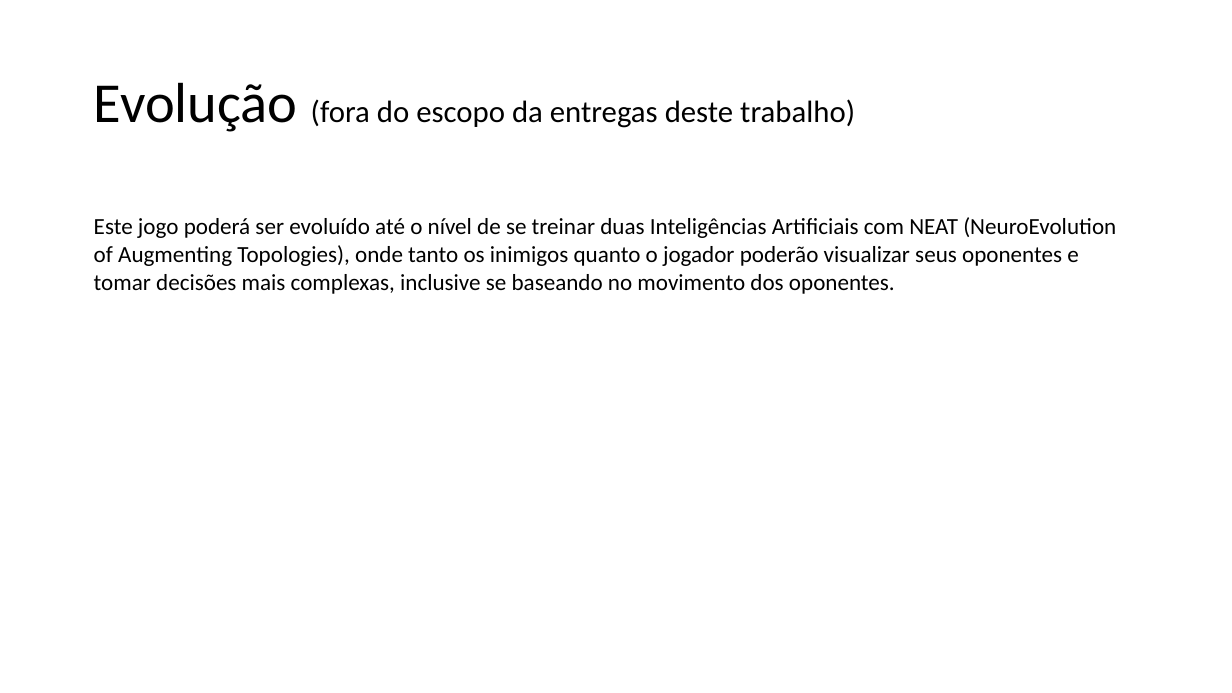
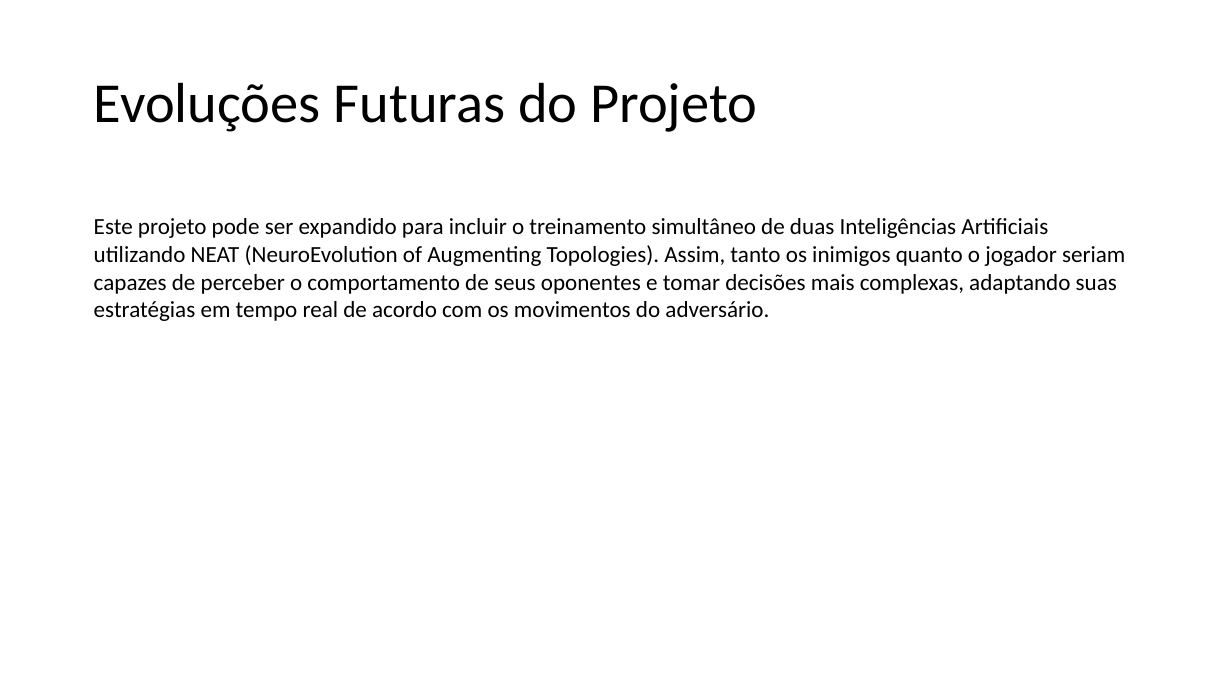
Before and after one commit to GustavoMaltaGuimaraesBrasil/TC2_IAGenetica, a slide deck: slide 10 of IA Genética.pptx (slide 7 before the commit). Drawn at 1232x693 pixels with LibreOffice and Linux fonts; fonts in the diff are those of the drawing. Boxes give left, top, right and bottom in pixels: in the first picture for what was removed or moved away, otherwise in the second. Text is boxed around its words. In the diff, an @@ line names an element or a change of style, - is before the commit and + after.

```diff
--- a/IA Genética.pptx
+++ b/IA Genética.pptx
@@ title at [94, 82, 757, 132]: text changed; size 24 to 44 pt @@
-Evolução (fora do escopo da entregas deste trabalho)
+Evoluções Futuras do Projeto
@@ text at [94, 218, 1125, 321]: text changed @@
-Este jogo poderá ser evoluído até o nível de se treinar duas Inteligências Artificiais com NEAT (NeuroEvolution of Augmenting Topologies), onde tanto os inimigos quanto o jogador poderão visualizar seus oponentes e tomar decisões mais complexas, inclusive se baseando no movimento dos oponentes.
+Este projeto pode ser expandido para incluir o treinamento simultâneo de duas Inteligências Artificiais utilizando NEAT (NeuroEvolution of Augmenting Topologies). Assim, tanto os inimigos quanto o jogador seriam capazes de perceber o comportamento de seus oponentes e tomar decisões mais complexas, adaptando suas estratégias em tempo real de acordo com os movimentos do adversário.
```
Also in this commit, not shown: 1 other slide changed, 6 slides added, 1 slide removed, 1 other file.
